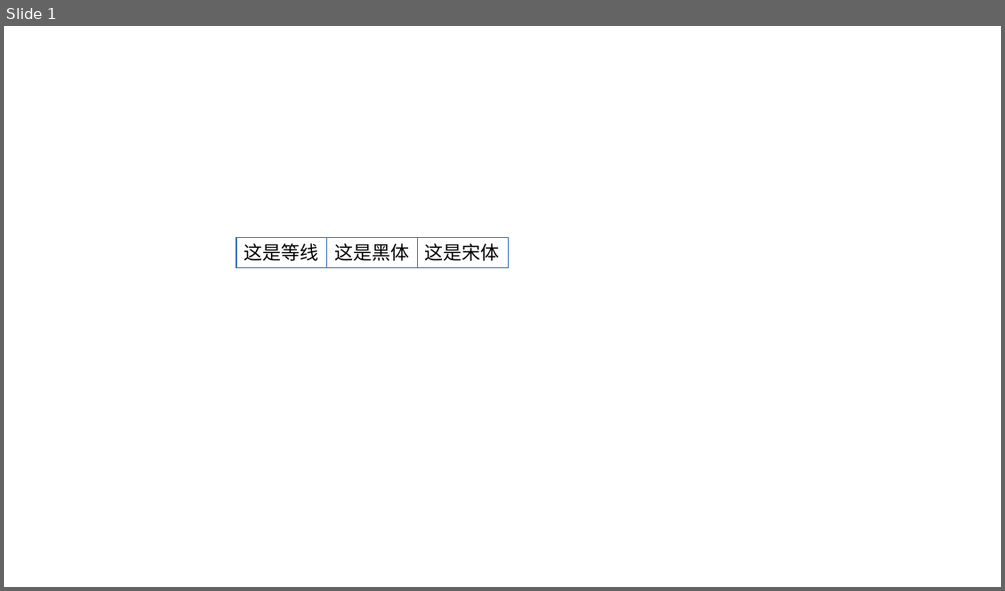
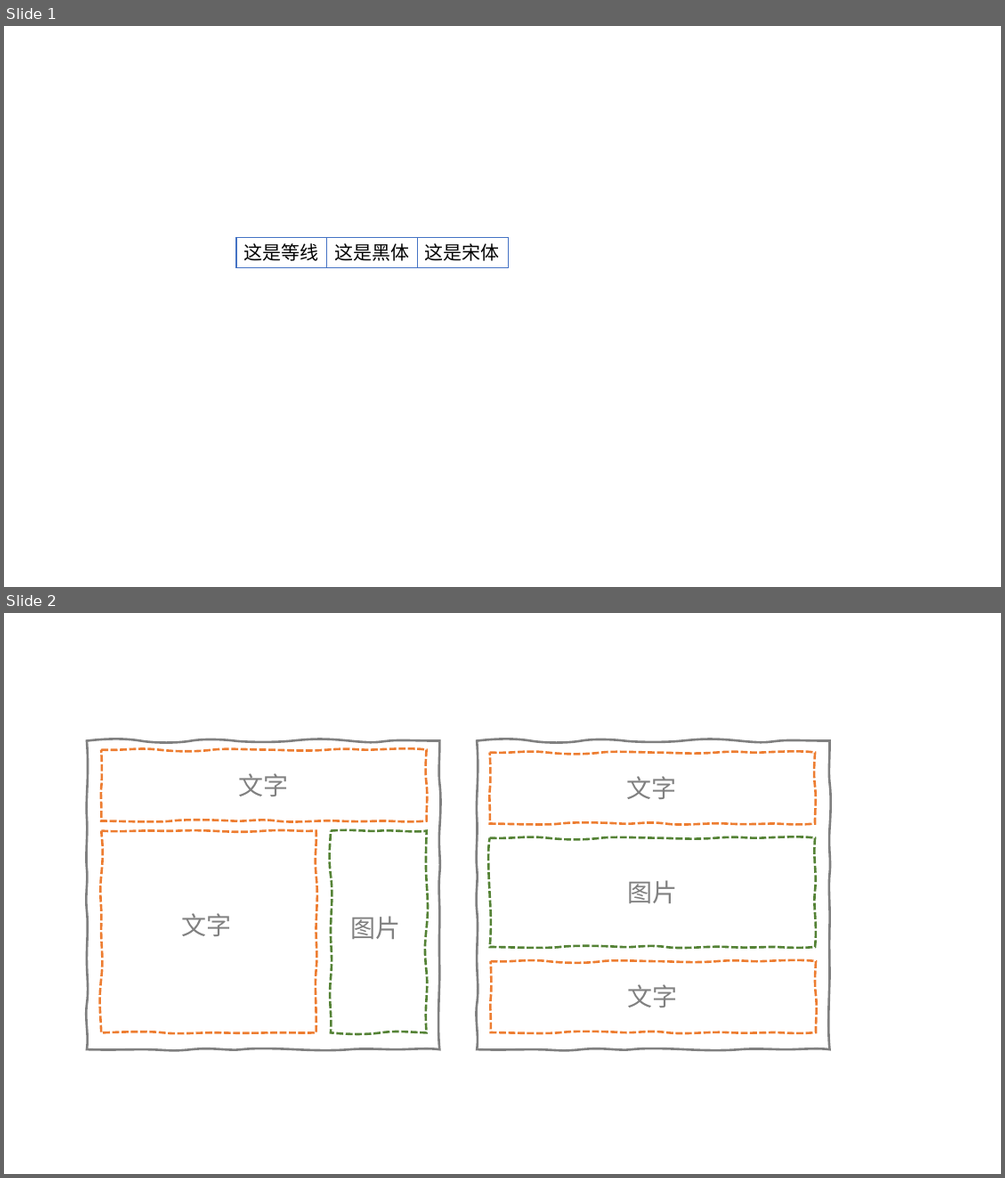
Before and after one commit to lankoestee/lankoestee.github.io, a slide deck: asset/舒适写作大法/figure.pptx. Shown one above the other, each under a label of ours: slide 1 before the commit, slides 1 and 2 after it. The pictures are 1005x591 and 1005x1178 pixels, drawn with LibreOffice and Linux fonts; fonts in the diff are those of the drawing. Boxes give left, top, right and bottom in pixels: in the first picture for what was removed or moved away, otherwise in the second. Text is boxed around its words. In the diff, an @@ line names an element or a change of style, - is before the commit and + after.

```diff
--- a/asset/舒适写作大法/figure.pptx
+++ b/asset/舒适写作大法/figure.pptx
@@ slide 2 added at bbox=[4, 613, 1001, 1174], background #FFFFFF @@
@@ freeform shape added at bbox=[87, 741, 440, 1050], outline #808080 2.25 pt @@
@@ freeform shape added at bbox=[477, 741, 830, 1050], outline #808080 2.25 pt @@
@@ freeform shape added at bbox=[101, 750, 427, 821], outline #ED7D31 2.25 pt dashed @@
@@ freeform shape added at bbox=[490, 752, 816, 823], outline #ED7D31 2.25 pt dashed @@
@@ text added at bbox=[238, 773, 288, 796], 24 pt, text #808080 @@
+文字
@@ text added at bbox=[627, 776, 677, 799], 24 pt, text #808080 @@
+文字
@@ freeform shape added at bbox=[101, 831, 316, 1032], outline #ED7D31 2.25 pt dashed @@
@@ freeform shape added at bbox=[331, 831, 427, 1032], outline #548235 2.25 pt dashed @@
@@ freeform shape added at bbox=[490, 838, 816, 948], outline #548235 2.25 pt dashed @@
@@ text added at bbox=[628, 880, 678, 903], 24 pt, text #808080 @@
+图片
@@ text added at bbox=[181, 913, 231, 936], 24 pt, text #808080 @@
+文字
@@ text added at bbox=[351, 916, 401, 939], 24 pt, text #808080 @@
+图片
@@ freeform shape added at bbox=[491, 962, 816, 1032], outline #ED7D31 2.25 pt dashed @@
@@ text added at bbox=[628, 984, 678, 1007], 24 pt, text #808080 @@
+文字
```
Also in this commit, not shown: 1 other slide added, 37 other files.
